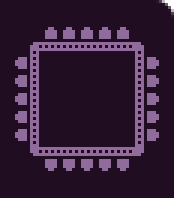
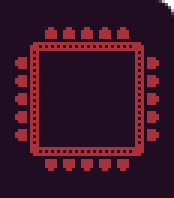
Revision of a layered w=174, h=198 image; what changed, layer by layer:
renamed "cpu #2" to "cpu", hid the group it (2 layers) over [15, 27, 159, 171]
added group "cpu high usage" with 2 layers in group "purple" over [15, 27, 159, 171]
added layer "dots #3" in group "cpu high usage" over [33, 45, 141, 153]
added layer "core #3" in group "cpu high usage" over [15, 27, 159, 171]
